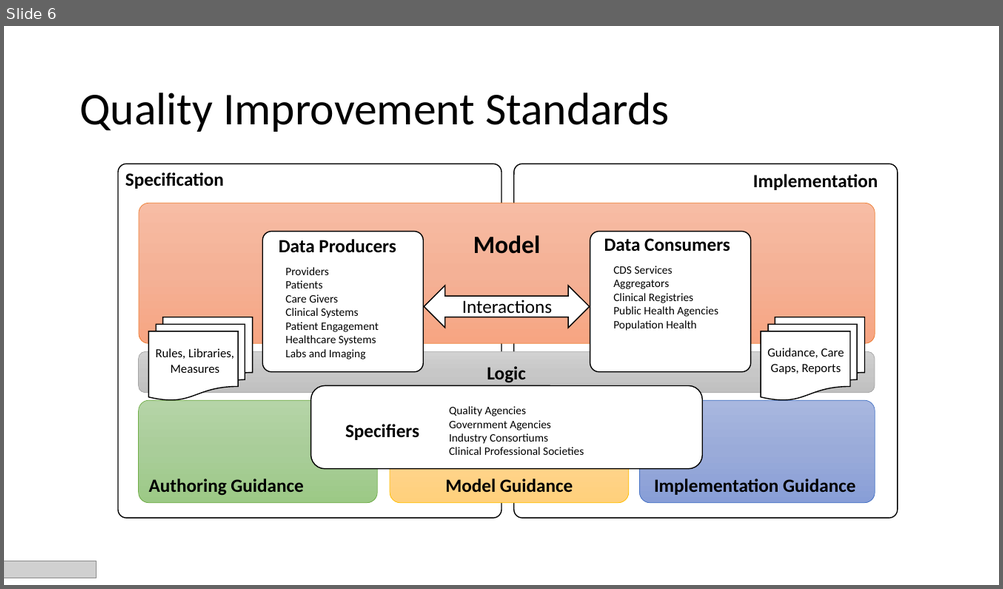
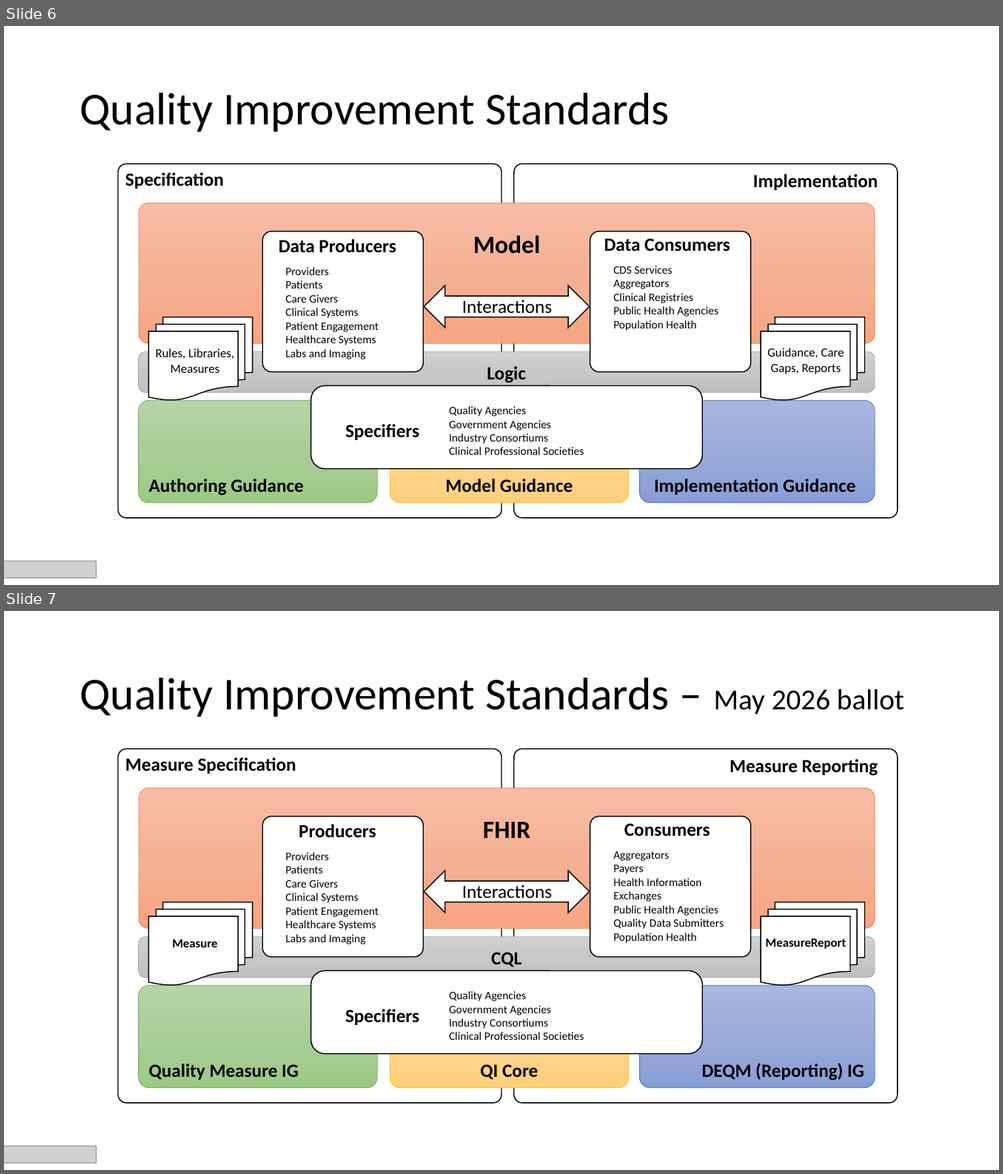
Before and after one commit to HL7/fhir-cqm, a slide deck: input/image-source/QM IG Diagrams MAY 2026.pptx. Shown one above the other, each under a label of ours: slide 6 before the commit, slides 6 and 7 after it. The pictures are 1003x589 and 1003x1174 pixels, drawn with LibreOffice and Linux fonts; fonts in the diff are those of the drawing; grey boxes stand for pictures. Boxes give left, top, right and bottom in pixels: in the first picture for what was removed or moved away, otherwise in the second. Text is boxed around its words. In the diff, an @@ line names an element or a change of style, - is before the commit and + after.

Commit message:
FHIR-57195: includes an update to Figure 1-2 The Quality Measurement Standards Landscape Diagram

```diff
--- a/input/image-source/QM IG Diagrams MAY 2026.pptx
+++ b/input/image-source/QM IG Diagrams MAY 2026.pptx
@@ slide 7 added at <box>4,611,999,1170</box>, background #FFFFFF @@
@@ title added at <box>79,678,904,717</box>, 44 pt, text #000000 @@
+Quality Improvement Standards – May 2026 ballot
@@ rounded rectangle added at <box>118,749,502,1103</box>, fill #FFFFFF, outline #000000 1 pt @@
@@ text added at <box>125,758,296,774</box>, 18 pt, text #000000, bold @@
+Measure Specification
@@ rounded rectangle added at <box>514,749,897,1103</box>, fill #FFFFFF, outline #000000 1 pt @@
@@ text added at <box>729,759,878,776</box>, 18 pt, text #000000, bold @@
+Measure Reporting
@@ rounded rectangle added at <box>139,788,875,929</box>, fill gradient #F7BDA5 to #F5B196 to #F8A582, outline #ED7D31 0.5 pt, 24 pt, text #000000, bold @@
+FHIR
@@ rounded rectangle added at <box>263,816,424,957</box>, fill #FFFFFF, outline #000000 1 pt @@
@@ text added at <box>299,824,375,838</box>, 18 pt, text #000000, bold @@
+Producers
@@ rounded rectangle added at <box>589,816,750,957</box>, fill #FFFFFF, outline #000000 1 pt @@
@@ text added at <box>624,823,710,837</box>, 18 pt, text #000000, bold @@
+Consumers
@@ text added at <box>285,852,378,945</box>, 11 pt, text #000000 @@
+Providers
+Patients
+Care Givers
+Clinical Systems
+Patient Engagement
+Healthcare Systems
+Labs and Imaging
@@ text added at <box>613,851,723,943</box>, 11 pt, text #000000 @@
+Aggregators
+Payers
+Health Information Exchanges
+Public Health Agencies
+Quality Data Submitters
+Population Health
@@ left right arrow added at <box>424,871,589,912</box>, fill #FFFFFF, outline #000000 1 pt @@
@@ text added at <box>462,885,552,903</box>, 18 pt, text #000000 @@
+Interactions
@@ flow chart multidocument added at <box>149,903,253,985</box>, fill #FFFFFF, outline #000000 1 pt @@
@@ flow chart multidocument added at <box>760,903,865,985</box>, fill #FFFFFF, outline #000000 1 pt @@
@@ rounded rectangle added at <box>138,937,874,978</box>, fill gradient #D2D2D2 to #C8C8C8 to #C0C0C0, outline #A5A5A5 0.5 pt, 18 pt, text #000000, bold @@
+CQL
@@ text added at <box>172,940,217,948</box>, 12 pt, text #000000, bold @@
+Measure
@@ text added at <box>765,939,846,949</box>, 12 pt, text #000000, bold @@
+MeasureReport
@@ rounded rectangle added at <box>138,985,377,1088</box>, fill gradient #B5D5A7 to #AACE9A to #9CC987, outline #70AD47 0.5 pt, 18 pt, text #000000, bold @@
+Quality Measure IG
@@ rounded rectangle added at <box>310,971,702,1054</box>, fill #FFFFFF, outline #000000 1 pt @@
@@ rounded rectangle added at <box>390,985,629,1088</box>, fill gradient #FFDB9E to #FFD590 to #FFD07C, outline #FFC000 0.5 pt, 18 pt, text #000000, bold @@
+QI Core
@@ rounded rectangle added at <box>640,985,875,1088</box>, fill gradient #A8B7DF to #9AABD9 to #889ED7, outline #4472C4 0.5 pt, 18 pt, text #000000, bold @@
+DEQM (Reporting) IG
@@ text added at <box>345,1009,419,1025</box>, 18 pt, text #000000, bold @@
+Specifiers
@@ text added at <box>449,991,583,1040</box>, 11 pt, text #000000 @@
+Quality Agencies
+Government Agencies
+Industry Consortiums
+Clinical Professional Societies
@@ picture added at <box>4,1147,96,1164</box> @@
```
Also in this commit, not shown: 1 other slide added, 2 other files.
